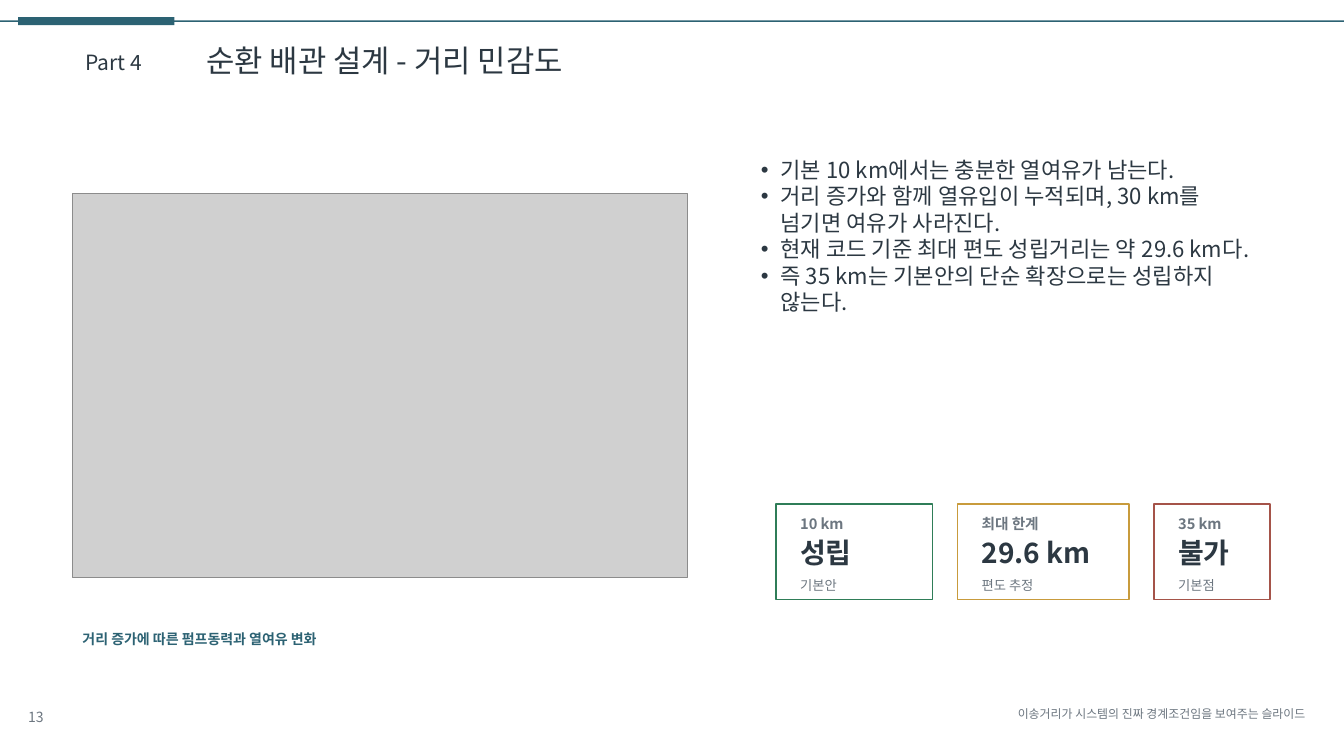
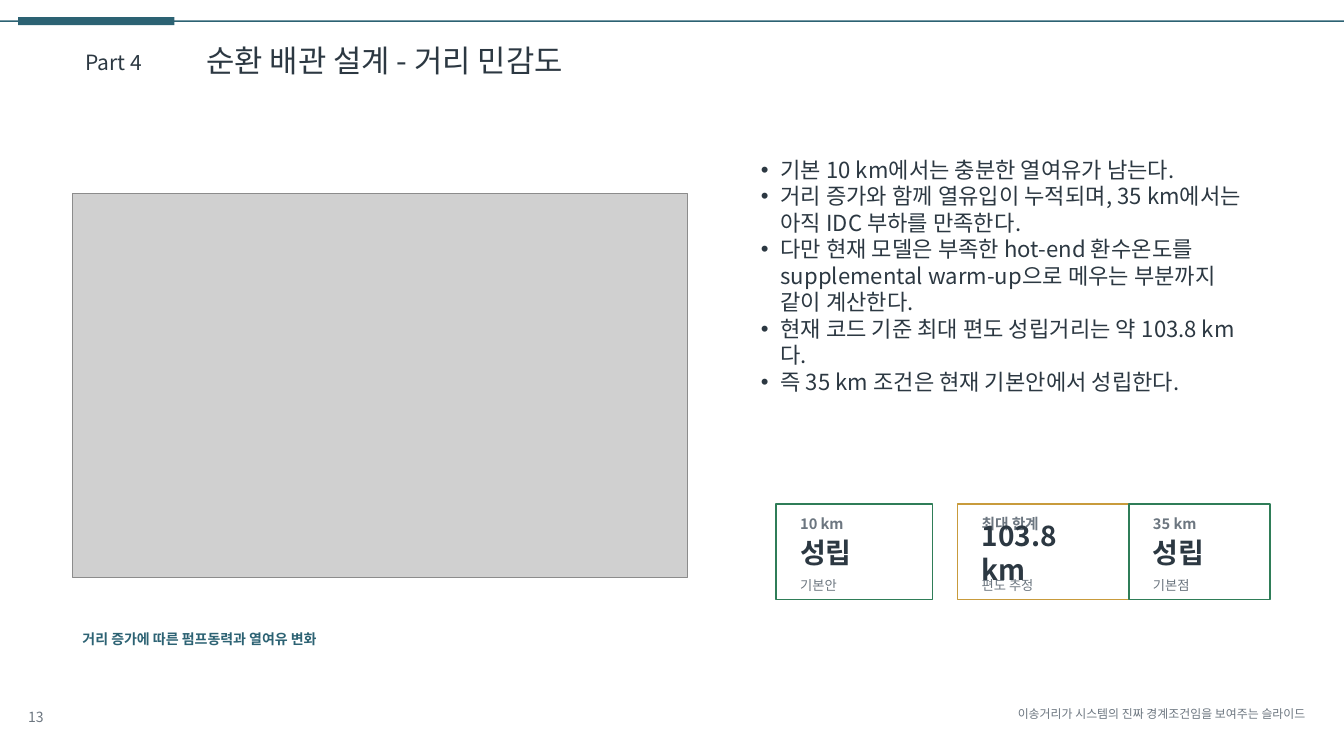
Before and after one commit to CuriousN006/lng-idc-design-study, a slide deck: slide 13 of deliverables/presentation_draft.pptx. Drawn at 1344x756 pixels with LibreOffice and Linux fonts; fonts in the diff are those of the drawing; grey boxes stand for pictures. Boxes give left, top, right and bottom in pixels: in the first picture for what was removed or moved away, otherwise in the second. Text is boxed around its words. In the diff, an @@ line names an element or a change of style, - is before the commit and + after.

```diff
--- a/deliverables/presentation_draft.pptx
+++ b/deliverables/presentation_draft.pptx
@@ text at [781, 185, 1241, 392]: text changed @@
-• 거리 증가와 함께 열유입이 누적되며, 30 km를 넘기면 여유가 사라진다.
-• 현재 코드 기준 최대 편도 성립거리는 약 29.6 km다.
-• 즉 35 km는 기본안의 단순 확장으로는 성립하지 않는다.
+• 거리 증가와 함께 열유입이 누적되며, 35 km에서는 아직 IDC 부하를 만족한다.
+• 다만 현재 모델은 부족한 hot-end 환수온도를 supplemental warm-up으로 메우는 부분까지 같이 계산한다.
+• 현재 코드 기준 최대 편도 성립거리는 약 103.8 km다.
+• 즉 35 km 조건은 현재 기본안에서 성립한다.
@@ rectangle: place and size @@
-rectangle at [1154, 504, 1270, 600]
+rectangle at [1129, 504, 1270, 600]
@@ rectangle at [1129, 504, 1270, 600]: outline #A55349 1 pt to #2F7D58 1 pt @@
@@ text at [982, 518, 1057, 588]: text changed @@
-29.6 km
+103.8 km
@@ text "35 km": place and size @@
-text "35 km" at [1178, 517, 1222, 529]
+text "35 km" at [1153, 517, 1197, 529]
@@ text at [1153, 539, 1205, 566]: text changed @@
-불가
+성립
@@ text "기본점": place and size @@
-text "기본점" at [1178, 579, 1215, 591]
+text "기본점" at [1153, 579, 1190, 591]
```
Also in this commit, not shown: 9 other slides changed, 16 other files.
